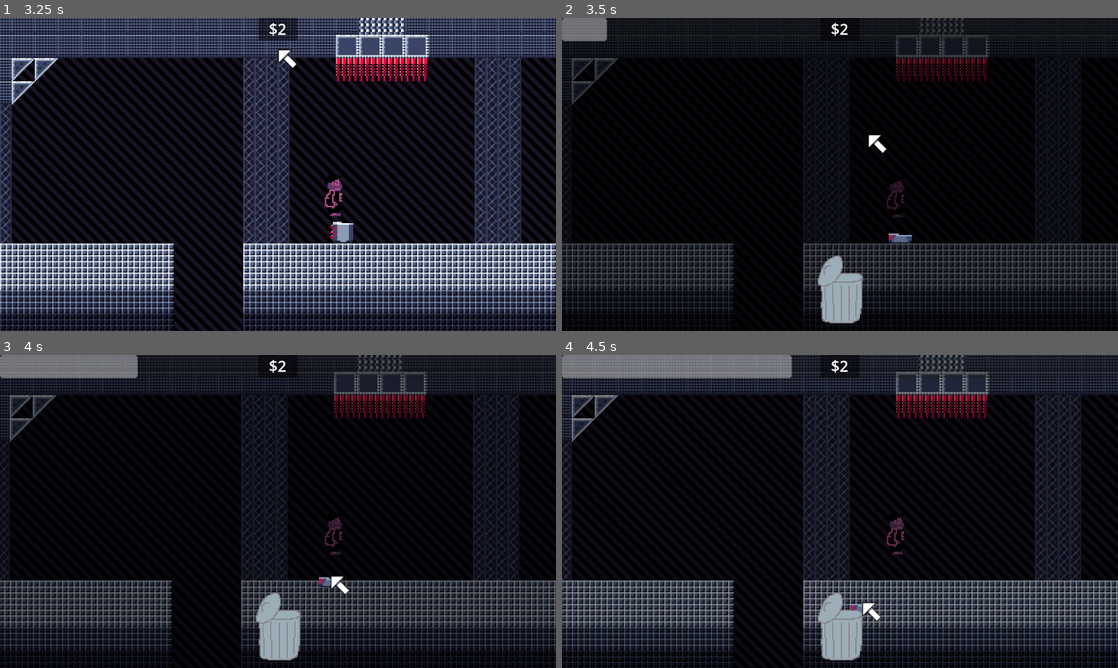
Above: before the commit, frames 1-4 (two rows, left to right).
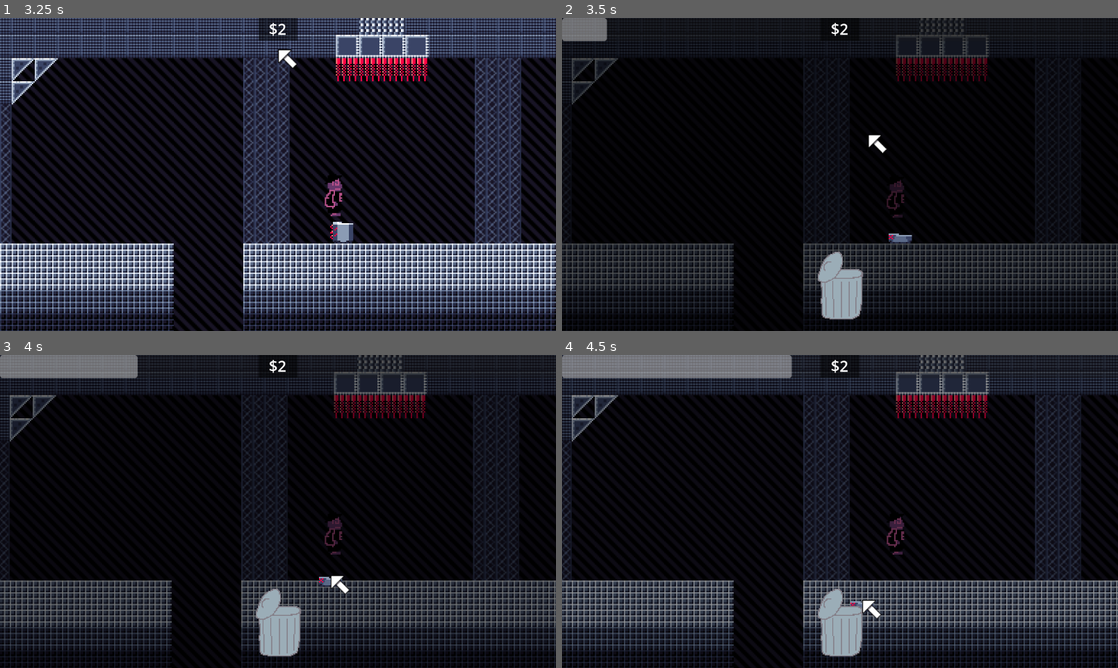
Above: after the commit, the same moments.

Repository: Jcodefox/GMTK2023TeamUmbrellaLand
Game: Godot game, scene res://scenes/tutorial.tscn
The game is run twice, just before and just after one commit, with the same random seed, the same clock (stepped at 60 frames per second) and the same inputs.
Inputs (mouse positions are in pixels of both pictures, inside the frame that each line leads up to):
- Up to frame 1 (3.25 s): move the mouse to (400, 158) at 0.52 s; click (400, 158) at 0.67 s; click "+1/2" at 1.25 s; move the mouse to (166, 190) at 2.02 s; click (166, 190) at 2.17 s; move the mouse to (333, 105) at 2.77 s; click (333, 105) at 2.92 s
- Up to frame 2 (3.5 s): no input
- Up to frame 3 (4 s): move the mouse to (339, 567) at 3.52 s; click (339, 567) at 3.67 s
- Up to frame 4 (4.5 s): move the mouse to (1006, 558) at 4.27 s; click (1006, 558) at 4.42 s

Frame 1 is identical in both runs. In frame 2, 0.4% of the frame differs, in the area x 46-55%, y 74-98%; in frame 3, 0.5%; in frame 4, 0.5%, in the area x 46-58%, y 74-98%.

Commit message:
Fixed some bugs.

Diff:
--- a/default_bus_layout.tres
+++ b/default_bus_layout.tres
@@ -1,4 +1,4 @@
 [gd_resource type="AudioBusLayout" format=3 uid="uid://b7ghm7mqu80v4"]
 
 [resource]
-bus/0/volume_db = -9.2092
+bus/0/volume_db = -14.6228
--- a/prefabs/ui.tscn
+++ b/prefabs/ui.tscn
@@ -20,8 +20,8 @@
 anchor_right = 0.5
 anchor_bottom = 1.0
 offset_left = -48.0
-offset_top = -160.0
-offset_bottom = -96.0
+offset_top = -184.0
+offset_bottom = -104.0
 grow_horizontal = 2
 grow_vertical = 0
 scale = Vector2(2, 2)
--- a/scripts/game_handler.gd
+++ b/scripts/game_handler.gd
@@ -1,6 +1,7 @@
 extends Node2D
 
 var is_clicked: bool = false
+var has_clicked: bool = false
 var offset: Vector2 = Vector2.ZERO
 var handled_enemy: PhysicsBody2D = null
 var mouse_over_trash: bool = false
@@ -10,10 +11,12 @@
 
 var coins: int = 0
 var coins_uncounted: int = 0
+var coins_in_this_round: int = 0
 
 func tutorial_mode(on: bool):
 	coins_uncounted = 0
 	is_clicked = false
+	has_clicked = false
 	mouse_over_trash = false
 	$Canvas/CursorTutorial.visible = on
 	if not on:
@@ -29,6 +32,8 @@
 	UI.get_node("Lose/Button").pressed.connect(reload_level)
 
 func reload_level():
+	coins -= coins_in_this_round
+	UI.get_node("Coins").text = "$" + str(coins)
 	if enemy_tween:
 		enemy_tween.stop()
 		enemy_tween = null
@@ -36,6 +41,7 @@
 		coin_tween.stop()
 		coin_tween = null
 	is_clicked = false
+	has_clicked = false
 	handled_enemy = null
 	UI.get_node("Trash").visible = false
 	UI.get_node("TimeBar").visible = false
@@ -53,6 +59,7 @@
 	enemy.input_event.connect(enemy_input_event)
 	enemy.process_mode = Node.PROCESS_MODE_ALWAYS
 	enemy.can_move = false
+	has_clicked = false
 	UI.get_node("Trash").visible = true
 	UI.get_node("TimeBar").visible = true
 	UI.get_node("TimeBar").value = 0
@@ -92,6 +99,8 @@
 	Input.warp_mouse(get_viewport_rect().size / 2)
 
 func finish_tween():
+	mouse_over_trash = false
+	has_clicked = false
 	enemy_tween = null
 	UI.get_node("Trash").visible = false
 	UI.get_node("TimeBar").visible = false
@@ -108,10 +117,9 @@
 func _process(delta):
 	if UI.get_node("Lose").visible:
 		return
-	if not is_clicked:
-		return
-	is_clicked = Input.is_mouse_button_pressed(MOUSE_BUTTON_LEFT)
-	if not is_clicked and mouse_over_trash:
+	if is_clicked:
+		is_clicked = Input.is_mouse_button_pressed(MOUSE_BUTTON_LEFT)
+	if has_clicked and not is_clicked and mouse_over_trash:
 		handled_enemy.queue_free()
 		handled_enemy = null
 		if enemy_tween:
@@ -120,7 +128,8 @@
 		return
 	if handled_enemy == null:
 		return
-	handled_enemy.position = get_global_mouse_position() + offset
+	if has_clicked:
+		handled_enemy.position = get_global_mouse_position() + offset
 
 func enemy_input_event(viewport: Node, event: InputEvent, shape_idx: int):
 	if not event is InputEventMouseButton:
@@ -130,6 +139,7 @@
 	if event.pressed:
 		offset = handled_enemy.position - get_global_mouse_position()
 		is_clicked = true
+		has_clicked = true
 
 func coin_collected():
 	$CoinSound.play()
@@ -173,6 +183,7 @@
 
 func coin_button_press():
 	coins += 1
+	coins_in_this_round += 1
 	coins_uncounted -= 1
 	UI.get_node("CoinButton").text = "+1/" + str(coins_uncounted)
 	UI.get_node("Coins").text = "$" + str(coins)
--- a/scripts/player.gd
+++ b/scripts/player.gd
@@ -56,7 +56,7 @@
 func go_to_next_level():
 	var current_level_path: String = get_tree().current_scene.scene_file_path
 	var current_level_index: int = levels.find(current_level_path)
-	print(current_level_index)
+	GameHandler.coins_in_this_round = 0
 	get_tree().change_scene_to_file(levels[current_level_index + 1])
 
 func _on_hole_check_body_exited(body):
Not shown, changed: export_presets.cfg
Not shown, changed: scenes/level_4.tscn
Not shown, changed: scenes/level_5.tscn
Binary file added: thumbnail.png
Not shown, added: thumbnail.png.import
